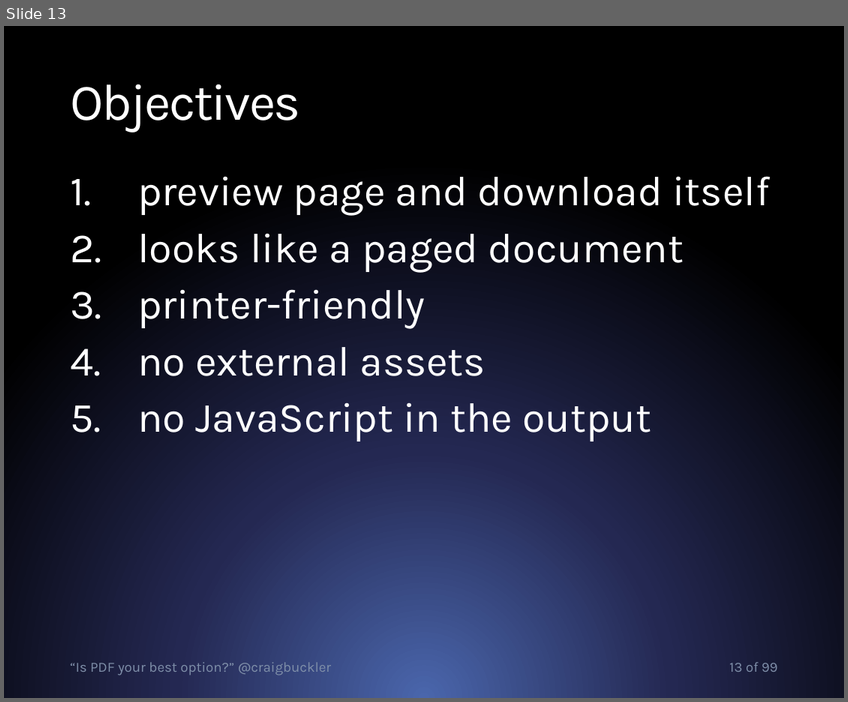
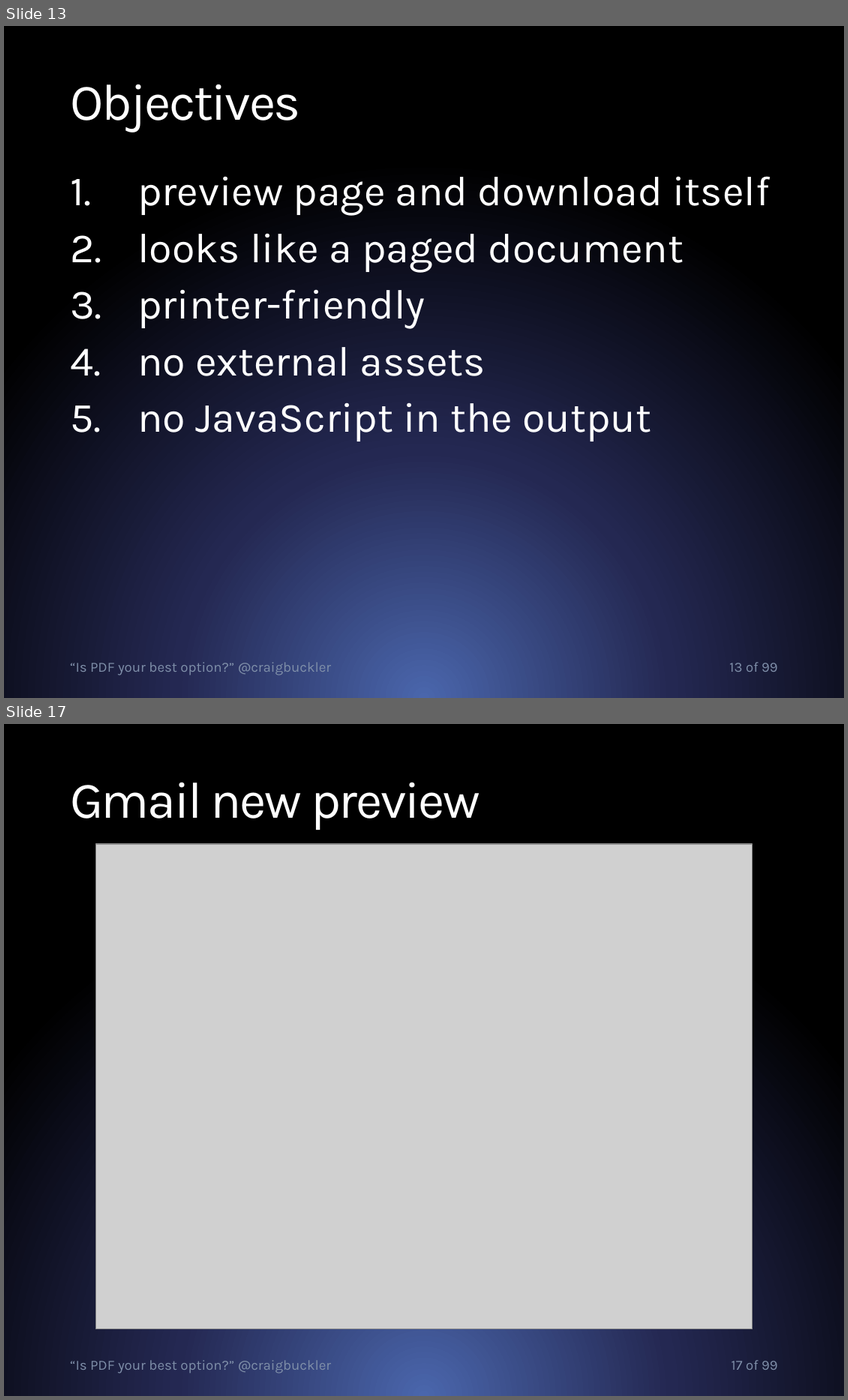
Before and after one commit to craigbuckler/html5-export, a slide deck: craigbuckler-pdf-html.pptx. Shown one above the other, each under a label of ours: slide 13 before the commit, slides 13 and 17 after it; the slides between them are not shown. The pictures are 848x702 and 848x1400 pixels, drawn with LibreOffice and Linux fonts; fonts in the diff are those of the drawing; grey boxes stand for pictures. Boxes give left, top, right and bottom in pixels: in the first picture for what was removed or moved away, otherwise in the second. Text is boxed around its words. In the diff, an @@ line names an element or a change of style, - is before the commit and + after.

```diff
--- a/craigbuckler-pdf-html.pptx
+++ b/craigbuckler-pdf-html.pptx
@@ slide 17 added at (4, 724, 844, 1396), background gradient #4A66AC to #242852 to #000000 @@
@@ title added at (70, 782, 480, 830), 44.3 pt, text #FFFFFF @@
+Gmail new preview
@@ picture added at (96, 844, 752, 1329) @@
@@ text added at (70, 1360, 331, 1374), 12.1 pt, text #7F8FA9 @@
+“Is PDF your best option?” @craigbuckler
@@ page number added at (732, 1360, 778, 1370), 12.1 pt, text #7F8FA9 @@
+17 of 99
```
Also in this commit, not shown: 1 slide changed, 4 other slides added, 6 other files.
